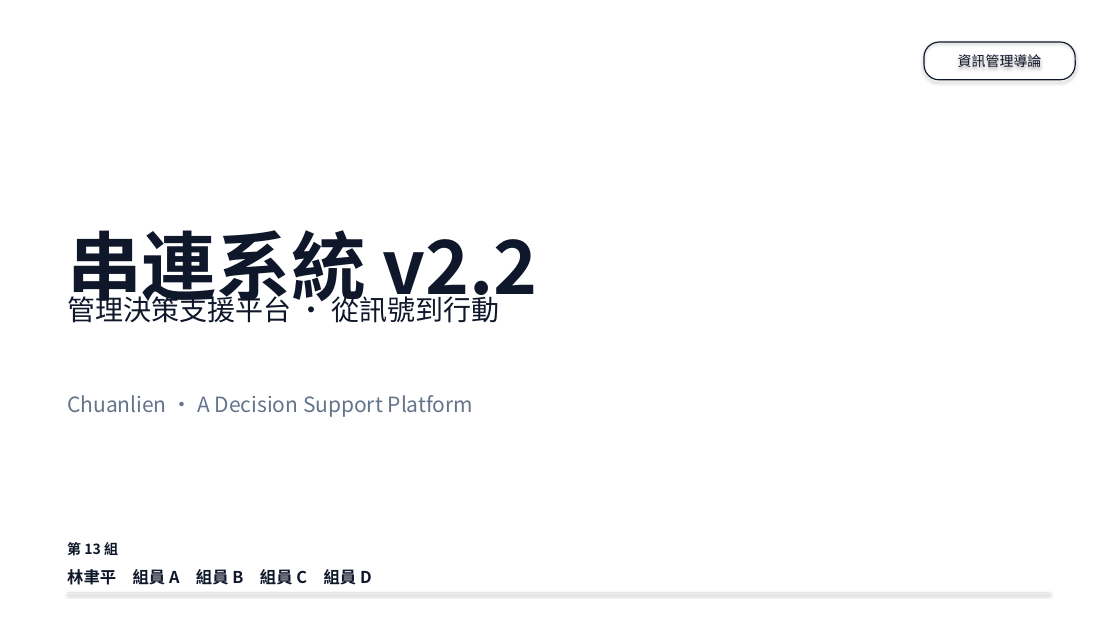
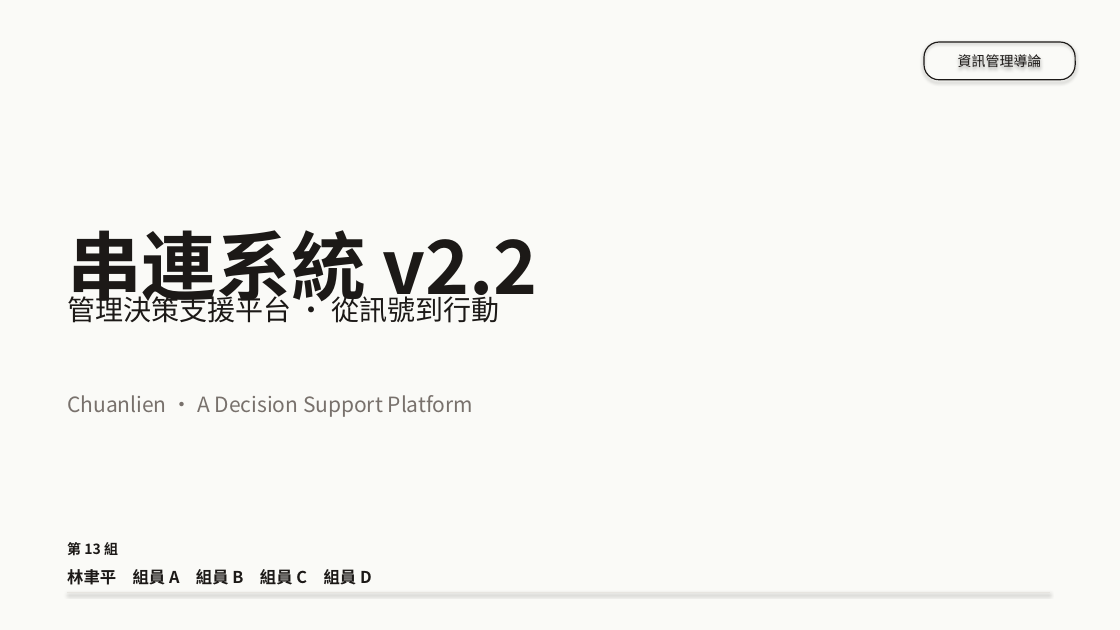
Before and after one commit to Peter2594/chuanlien-system-v2, a slide deck: slide 1 of docs/串連系統_簡報.pptx. Drawn at 1120x630 pixels with LibreOffice and Linux fonts; fonts in the diff are those of the drawing. Boxes give left, top, right and bottom in pixels: in the first picture for what was removed or moved away, otherwise in the second. Text is boxed around its words. In the diff, an @@ line names an element or a change of style, - is before the commit and + after.

```diff
--- a/docs/串連系統_簡報.pptx
+++ b/docs/串連系統_簡報.pptx
@@ rectangle at [0,0,1120,630]: fill #FFFFFF to #FAFAF7 @@
@@ rounded rectangle "資訊管理導論" at [924,42,1075,80]: text colour #0F172A to #1C1917; outline #0F172A 1 pt to #1C1917 1 pt @@
@@ text "Chuanlien · A Decision Support ..." at [67,395,474,417]: text colour #64748B to #78716C @@
@@ text colour #0F172A to #1C1917 in 4 elements at [67,230,538,313], [67,292,500,323], [67,541,118,559], [67,566,372,588] @@
```
Also in this commit, not shown: 15 other slides changed, 1 other file.
